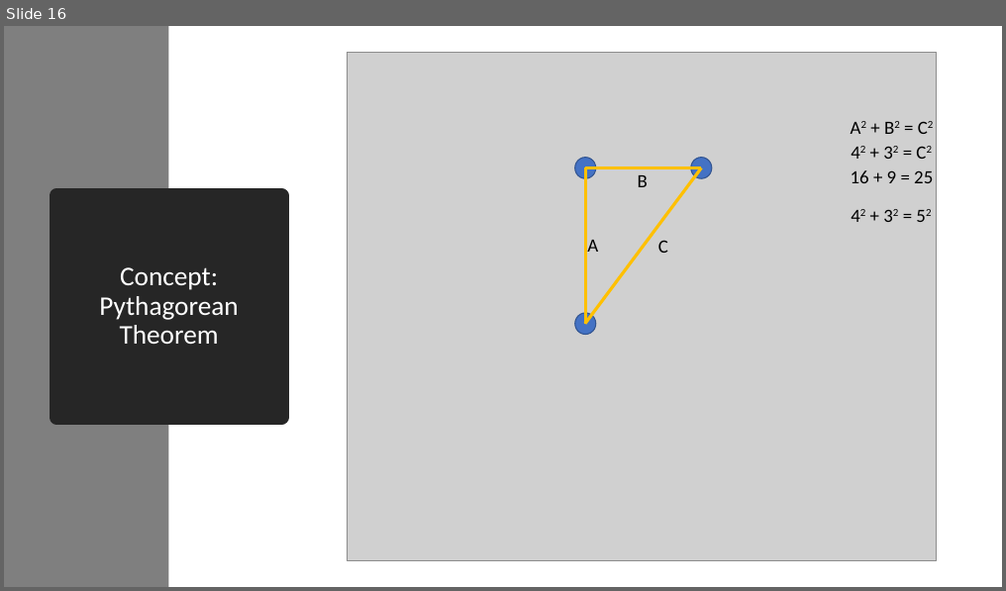
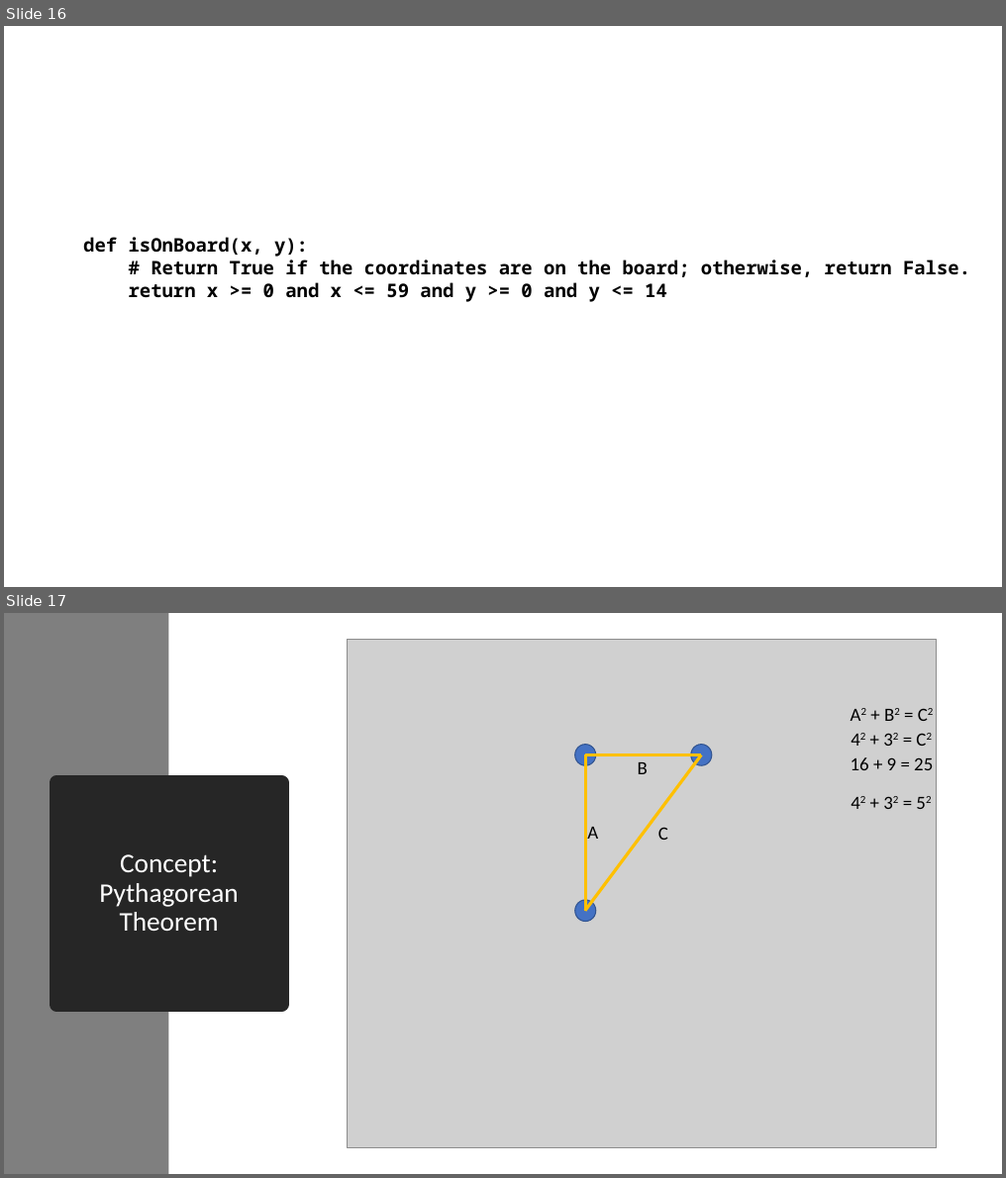
Before and after one commit to seattlecoderdojo/PythonDay-TreasureHunt, a slide deck: Python Day - Intermediate.pptx. Shown one above the other, each under a label of ours: slide 16 before the commit, slides 16 and 17 after it. The pictures are 1006x591 and 1006x1178 pixels, drawn with LibreOffice and Linux fonts; fonts in the diff are those of the drawing; grey boxes stand for pictures. Boxes give left, top, right and bottom in pixels: in the first picture for what was removed or moved away, otherwise in the second. Text is boxed around its words. In the diff, an @@ line names an element or a change of style, - is before the commit and + after.

```diff
--- a/Python Day - Intermediate.pptx
+++ b/Python Day - Intermediate.pptx
@@ slide 16 added at box(4, 26, 1002, 587), background #FFFFFF @@
@@ text added at box(83, 237, 970, 302), 18 pt, text #000000, bold @@
+def isOnBoard(x, y):
+# Return True if the coordinates are on the board; otherwise, return False.
+return x >= 0 and x <= 59 and y >= 0 and y <= 14
@@ what was slide 16 is now slide 17 @@
```
Also in this commit, not shown: 4 other slides added, 1 other file.
